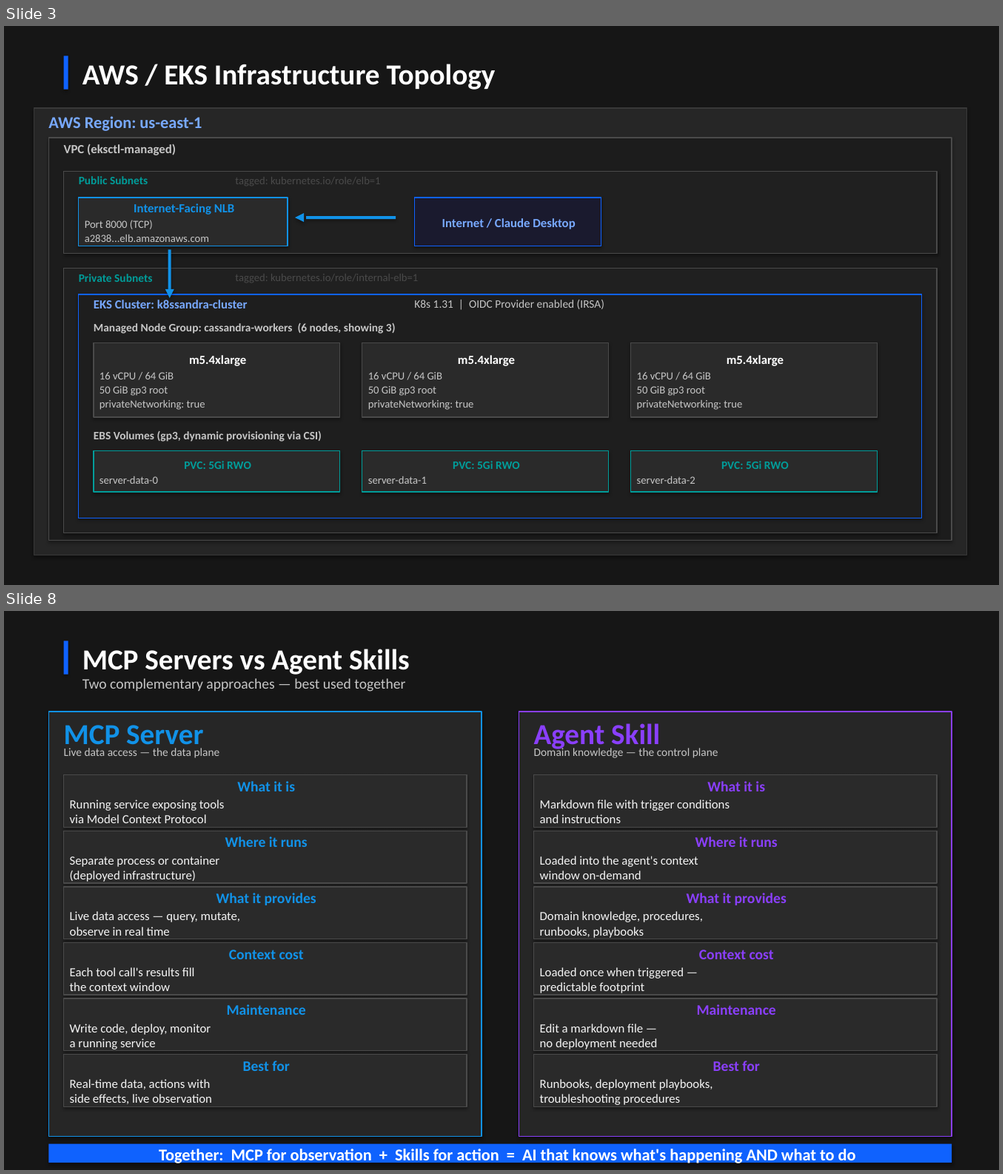
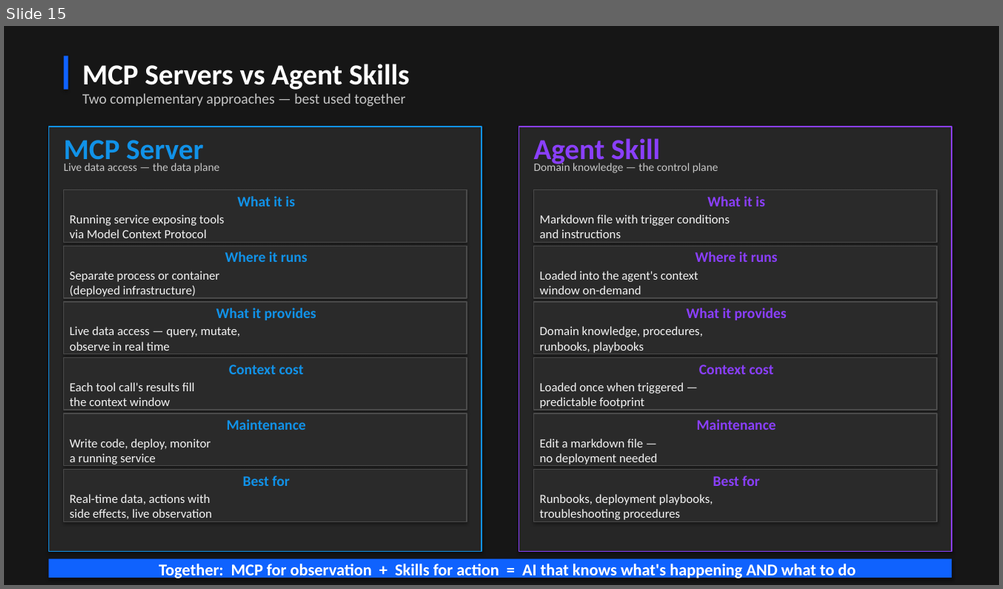
Before and after one commit to jamesc127/k8ssandra-mcp-workshop, a slide deck: k8ssandra-reference-architecture.pptx. Shown one above the other, each under a label of ours: slides 3 and 8 before the commit, slide 15 after it; the slides between them are not shown. The pictures are 1003x1174 and 1003x589 pixels, drawn with LibreOffice and Linux fonts; fonts in the diff are those of the drawing. Boxes give left, top, right and bottom in pixels: in the first picture for what was removed or moved away, otherwise in the second. Text is boxed around its words. In the diff, an @@ line names an element or a change of style, - is before the commit and + after.

```diff
--- a/k8ssandra-reference-architecture.pptx
+++ b/k8ssandra-reference-architecture.pptx
@@ slide 3 removed at box(4, 26, 999, 585), background #161616 @@
@@ rectangle removed at box(64, 56, 68, 90) @@
@@ text removed at box(82, 64, 495, 90) @@
-AWS / EKS Infrastructure Topology
@@ rectangle removed at box(34, 108, 967, 556) @@
@@ text removed at box(48, 116, 202, 131) @@
-AWS Region: us-east-1
@@ rectangle removed at box(48, 138, 951, 541) @@
@@ text removed at box(64, 144, 176, 156) @@
-VPC (eksctl-managed)
@@ rectangle removed at box(64, 172, 936, 254) @@
@@ text removed at box(79, 176, 148, 184) @@
-Public Subnets
@@ text removed at box(235, 177, 381, 184) @@
-tagged: kubernetes.io/role/elb=1
@@ rectangle removed at box(79, 198, 287, 246) @@
-Internet-Facing NLB
-Port 8000 (TCP)
-a2838...elb.amazonaws.com
@@ rectangle removed at box(415, 198, 601, 246) @@
-Internet / Claude Desktop
@@ triangle removed at box(295, 213, 304, 222) @@
@@ rectangle removed at box(306, 216, 395, 219) @@
@@ rectangle removed at box(64, 269, 936, 534) @@
@@ rectangle removed at box(168, 249, 171, 292) @@
@@ text removed at box(79, 274, 152, 282) @@
-Private Subnets
@@ triangle removed at box(165, 289, 174, 298) @@
@@ text removed at box(235, 274, 418, 281) @@
-tagged: kubernetes.io/role/internal-elb=1
@@ rectangle removed at box(79, 295, 922, 518) @@
@@ text removed at box(94, 300, 247, 309) @@
-EKS Cluster: k8ssandra-cluster
@@ text removed at box(414, 300, 604, 309) @@
-K8s 1.31 | OIDC Provider enabled (IRSA)
@@ text removed at box(94, 323, 395, 334) @@
-Managed Node Group: cassandra-workers (6 nodes, showing 3)
@@ rectangle removed at box(94, 343, 340, 417) @@
-m5.4xlarge
-16 vCPU / 64 GiB
-50 GiB gp3 root
-privateNetworking: true
@@ rectangle removed at box(362, 343, 609, 417) @@
-m5.4xlarge
-16 vCPU / 64 GiB
-50 GiB gp3 root
-privateNetworking: true
@@ rectangle removed at box(631, 343, 877, 417) @@
-m5.4xlarge
-16 vCPU / 64 GiB
-50 GiB gp3 root
-privateNetworking: true
@@ text removed at box(94, 432, 321, 442) @@
-EBS Volumes (gp3, dynamic provisioning via CSI)
@@ rectangle removed at box(94, 452, 340, 492) @@
-PVC: 5Gi RWO
-server-data-0
@@ rectangle removed at box(362, 452, 609, 492) @@
-PVC: 5Gi RWO
-server-data-1
@@ rectangle removed at box(631, 452, 877, 492) @@
-PVC: 5Gi RWO
-server-data-2
@@ what was slide 8 is now slide 15 @@
```
Also in this commit, not shown: 7 slides changed, 9 slides added, 1 other slide removed, 1 other file.
